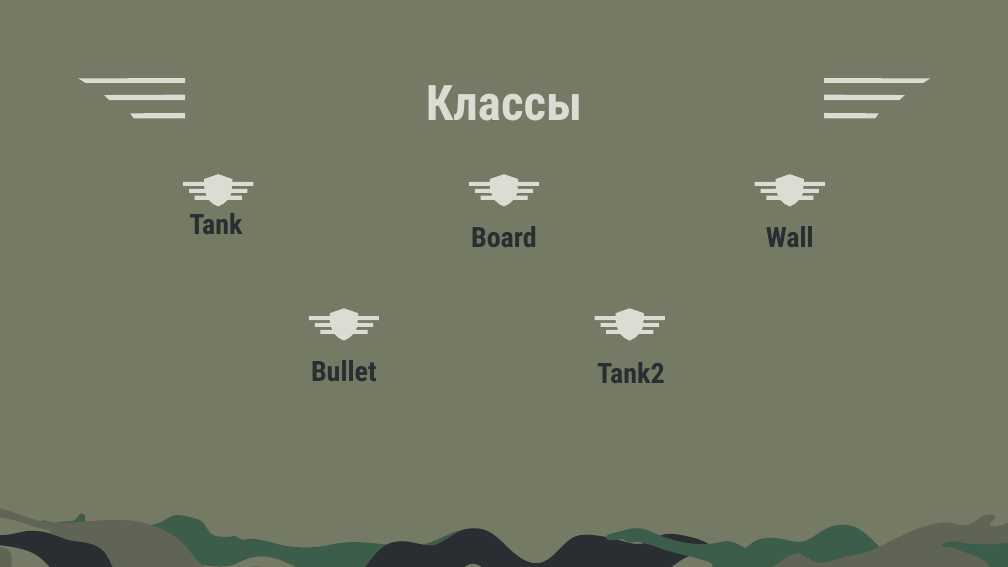
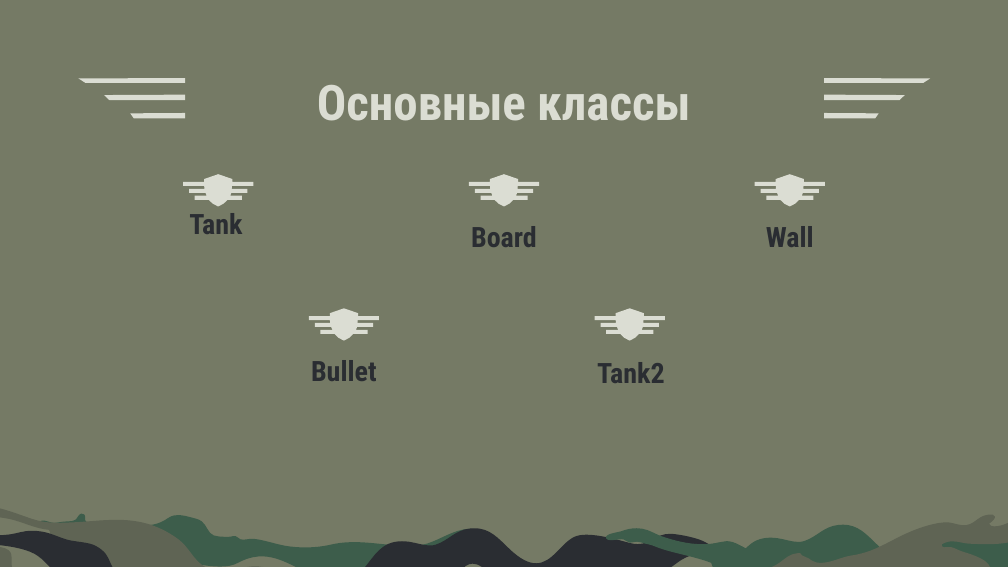
Before and after one commit to omariiik/pygame_project, a slide deck: slide 13 of Проект pygame.pptx (slide 5 before the commit). Drawn at 1008x567 pixels with LibreOffice and Linux fonts; fonts in the diff are those of the drawing. Boxes give left, top, right and bottom in pixels: in the first picture for what was removed or moved away, otherwise in the second. Text is boxed around its words. In the diff, an @@ line names an element or a change of style, - is before the commit and + after.

```diff
--- a/Проект pygame.pptx
+++ b/Проект pygame.pptx
@@ title at box(317, 85, 690, 121): text changed @@
-Классы
+Основные классы
```
Also in this commit, not shown: 4 other slides changed, 9 slides added, 2 slides removed.
